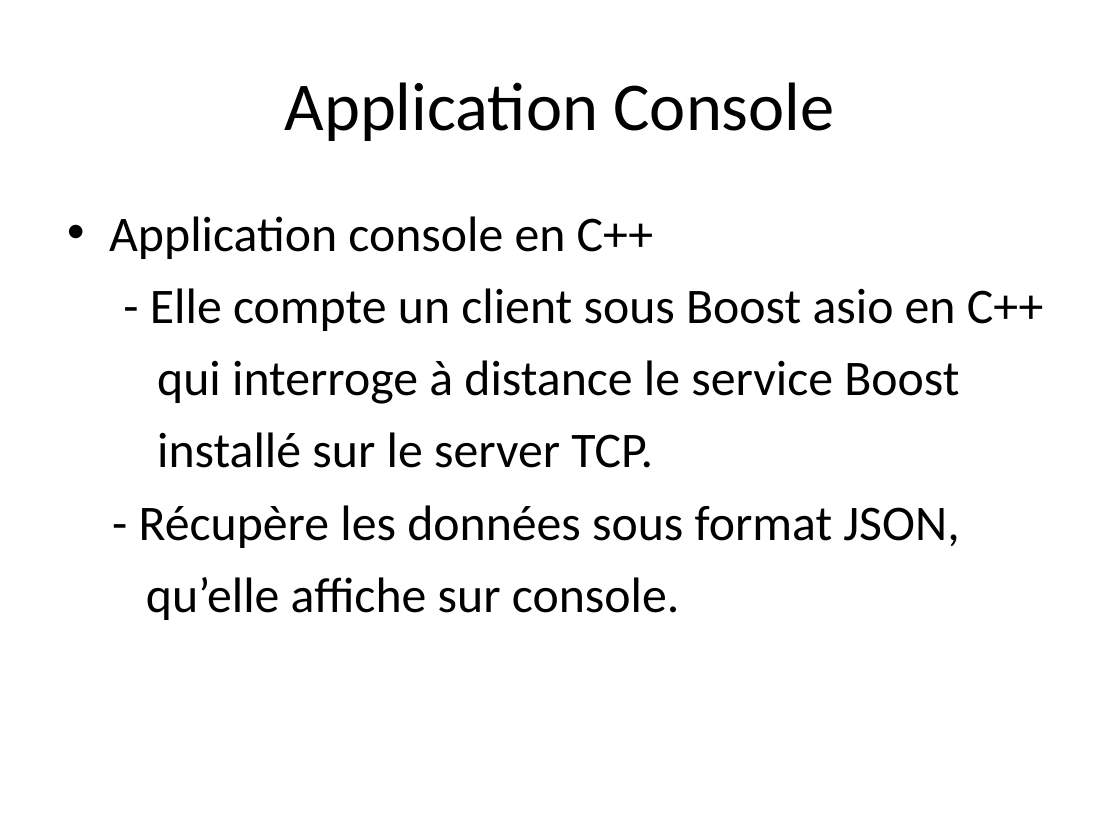
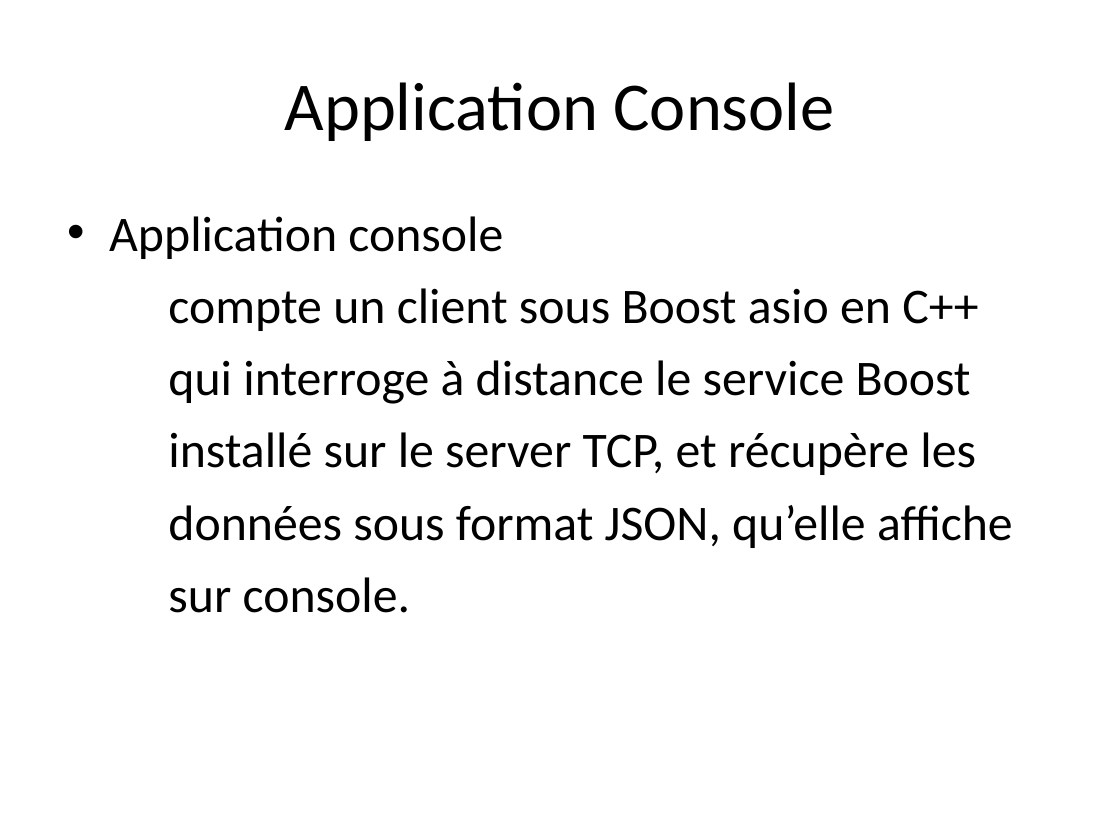
Before and after one commit to Krs-ceri/RaspberryPi, a slide deck: slide 11 of Presentation.odp (slide 10 before the commit). Drawn at 1120x840 pixels with LibreOffice and Linux fonts; fonts in the diff are those of the drawing. Boxes give left, top, right and bottom in pixels: in the first picture for what was removed or moved away, otherwise in the second. Text is boxed around its words. In the diff, an @@ line names an element or a change of style, - is before the commit and + after.

Commit message:
add

```diff
--- a/Presentation.odp
+++ b/Presentation.odp
@@ text at [109,216,978,331]: text changed @@
-• Application console en C++
-- Elle compte un client sous Boost asio en C++
+• Application console
+compte un client sous Boost asio en C++
@@ text at [168,432,1013,613]: text changed @@
-installé sur le server TCP.
-- Récupère les données sous format JSON,
-qu’elle affiche sur console.
+installé sur le server TCP, et récupère les
+données sous format JSON, qu’elle affiche
+sur console.
```
Also in this commit, not shown: 3 other slides changed, 2 slides added, 1 slide removed.
